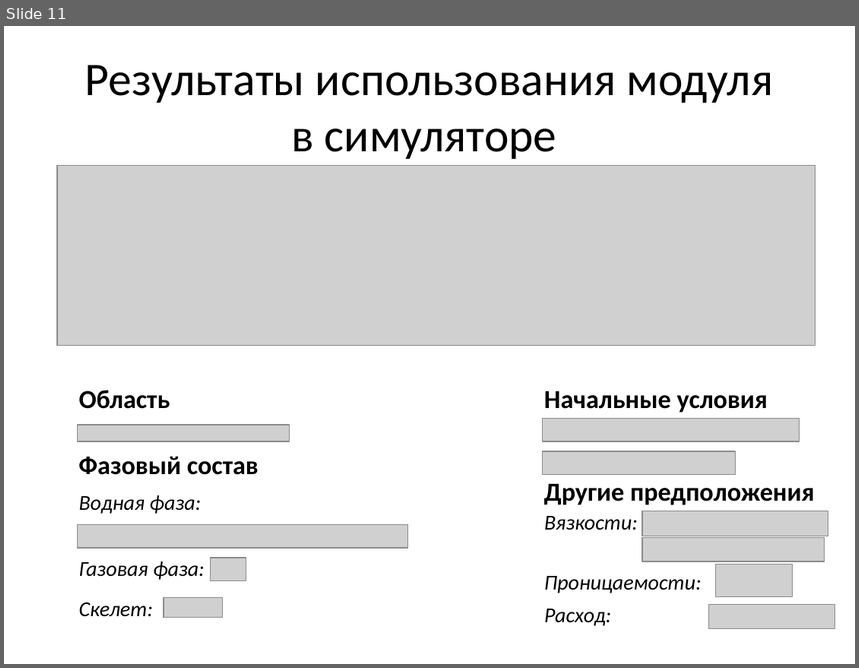
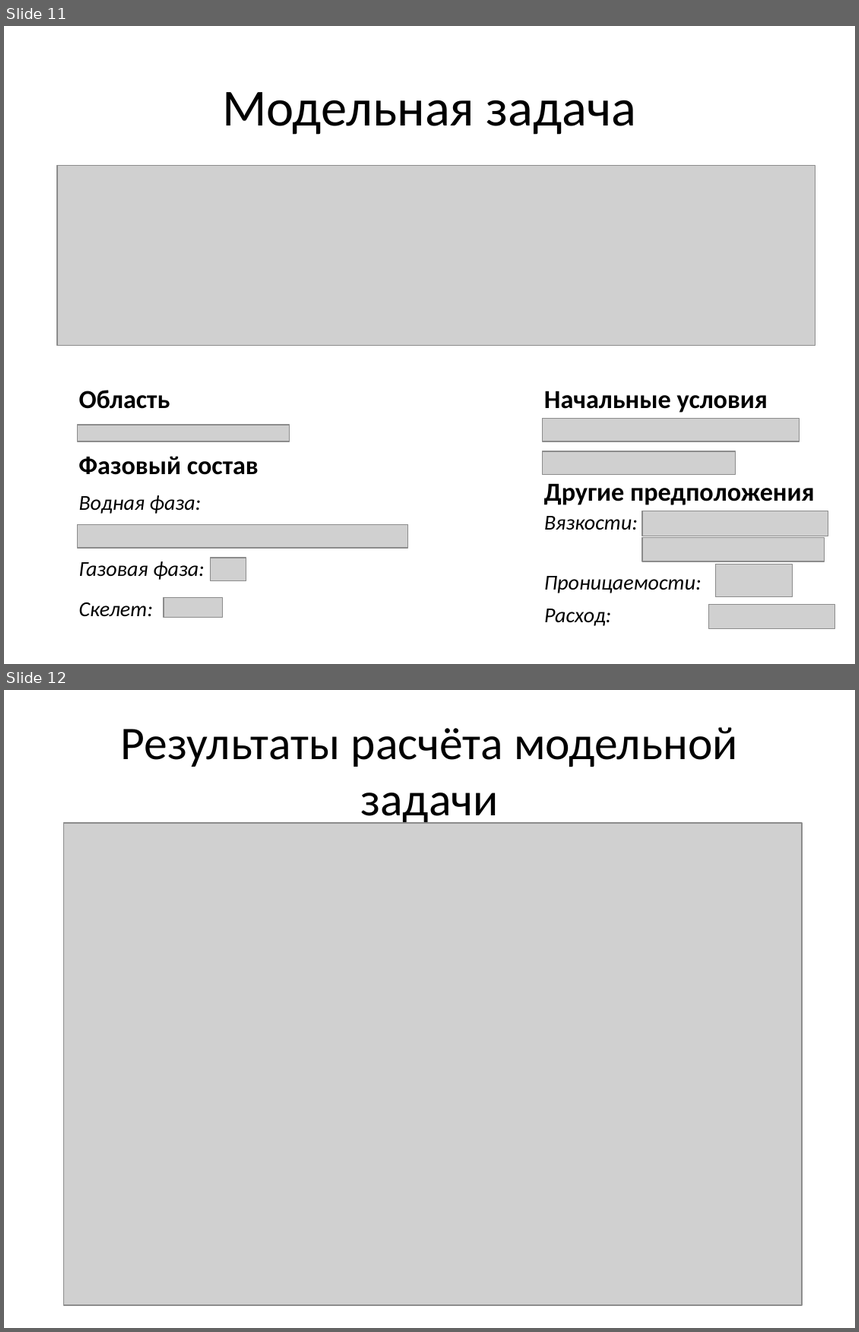
Before and after one commit to GrininViktor/Diplom, a slide deck: Презентация.pptx. Shown one above the other, each under a label of ours: slide 11 before the commit, slides 11 and 12 after it. The pictures are 859x668 and 859x1332 pixels, drawn with LibreOffice and Linux fonts; fonts in the diff are those of the drawing; grey boxes stand for pictures. Boxes give left, top, right and bottom in pixels: in the first picture for what was removed or moved away, otherwise in the second. Text is boxed around its words. In the diff, an @@ line names an element or a change of style, - is before the commit and + after.

```diff
--- a/Презентация.pptx
+++ b/Презентация.pptx
@@ slide 12 added at (4,690,855,1328), background #FFFFFF @@
@@ title added at (121,727,738,827), 39.6 pt, text #000000 @@
+Результаты расчёта модельной задачи
@@ picture added at (63,823,801,1306) @@
@@ slide 11 changed as well @@
@@ title at (222,92,637,135): text changed; size 39.6 to 44 pt @@
-Результаты использования модуля
-в симуляторе
+Модельная задача
```
Also in this commit, not shown: 10 other slides changed, 4 other slides added, 1 slide removed, 2 other files.
